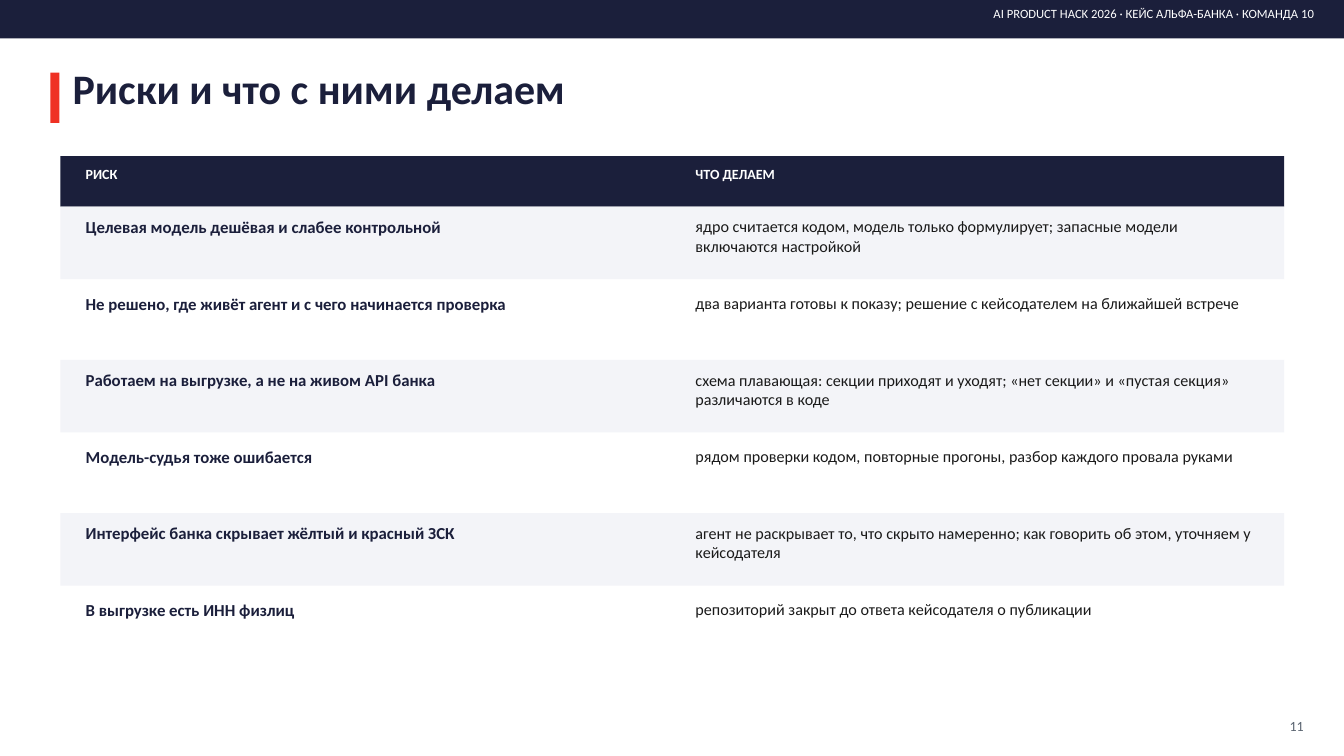
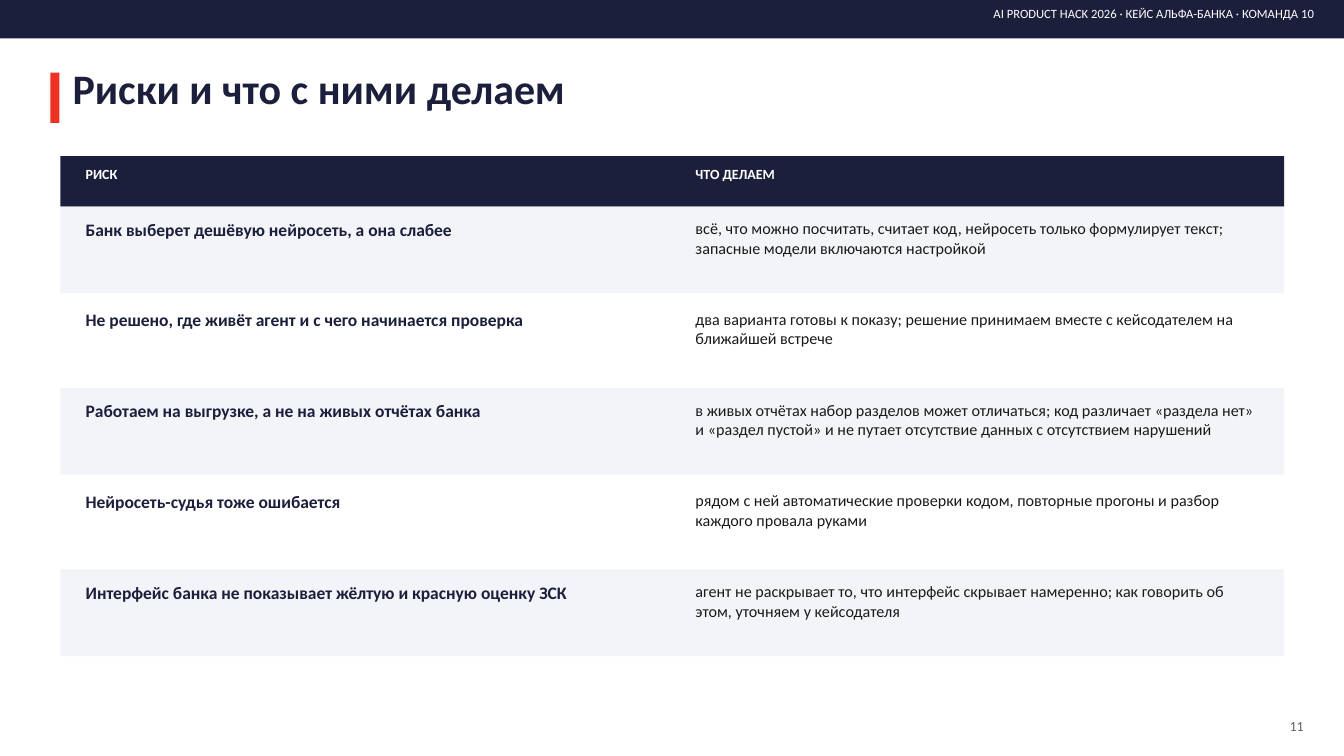
Before and after one commit to formalraindbow/contractor-agent, a slide deck: slide 11 of deliverables/interim/PRESENTATION_INTERIM.pptx. Drawn at 1344x756 pixels with LibreOffice and Linux fonts; fonts in the diff are those of the drawing. Boxes give left, top, right and bottom in pixels: in the first picture for what was removed or moved away, otherwise in the second. Text is boxed around its words. In the diff, an @@ line names an element or a change of style, - is before the commit and + after.

```diff
--- a/deliverables/interim/PRESENTATION_INTERIM.pptx
+++ b/deliverables/interim/PRESENTATION_INTERIM.pptx
@@ rectangle: place and size @@
-rectangle at bbox=[60, 207, 1285, 279]
+rectangle at bbox=[60, 207, 1285, 293]
@@ text at bbox=[86, 224, 452, 239]: text changed; size 12 to 12.5 pt @@
-Целевая модель дешёвая и слабее контрольной
+Банк выберет дешёвую нейросеть, а она слабее
@@ text at bbox=[695, 223, 1223, 257]: text changed @@
-ядро считается кодом, модель только формулирует; запасные модели включаются настройкой
+всё, что можно посчитать, считает код, нейросеть только формулирует текст; запасные модели включаются настройкой
@@ rectangle: place and size @@
-rectangle at bbox=[60, 283, 1285, 356]
+rectangle at bbox=[60, 297, 1285, 384]
@@ text "Не решено, где живёт агент ...": place and size @@
-text "Не решено, где живёт агент ..." at bbox=[86, 298, 506, 313]
+text "Не решено, где живёт агент ..." at bbox=[86, 314, 523, 329]
@@ text "Не решено, где живёт агент ..." at bbox=[86, 314, 523, 329]: size 12 to 12.5 pt @@
@@ text at bbox=[695, 314, 1233, 347]: text changed @@
-два варианта готовы к показу; решение с кейсодателем на ближайшей встрече
+два варианта готовы к показу; решение принимаем вместе с кейсодателем на ближайшей встрече
@@ rectangle: place and size @@
-rectangle at bbox=[60, 360, 1285, 433]
+rectangle at bbox=[60, 388, 1285, 475]
@@ text at bbox=[86, 405, 480, 420]: text changed; size 12 to 12.5 pt @@
-Работаем на выгрузке, а не на живом API банка
+Работаем на выгрузке, а не на живых отчётах банка
@@ text at bbox=[695, 405, 1253, 438]: text changed @@
-схема плавающая: секции приходят и уходят; «нет секции» и «пустая секция» различаются в коде
+в живых отчётах набор разделов может отличаться; код различает «раздела нет» и «раздел пустой» и не путает отсутствие данных с отсутствием нарушений
@@ rectangle: place and size @@
-rectangle at bbox=[60, 437, 1285, 509]
+rectangle at bbox=[60, 479, 1285, 566]
@@ text at bbox=[86, 496, 341, 511]: text changed; size 12 to 12.5 pt @@
-Модель-судья тоже ошибается
+Нейросеть-судья тоже ошибается
@@ text at bbox=[695, 495, 1220, 529]: text changed @@
-рядом проверки кодом, повторные прогоны, разбор каждого провала руками
+рядом с ней автоматические проверки кодом, повторные прогоны и разбор каждого провала руками
@@ rectangle: place and size @@
-rectangle at bbox=[60, 513, 1285, 586]
+rectangle at bbox=[60, 570, 1285, 656]
@@ rectangle removed at bbox=[60, 590, 1285, 662] @@
@@ text at bbox=[86, 587, 566, 602]: text changed; size 12 to 12.5 pt @@
-Интерфейс банка скрывает жёлтый и красный ЗСК
+Интерфейс банка не показывает жёлтую и красную оценку ЗСК
@@ text at bbox=[695, 586, 1224, 620]: text changed @@
-агент не раскрывает то, что скрыто намеренно; как говорить об этом, уточняем у кейсодателя
+агент не раскрывает то, что интерфейс скрывает намеренно; как говорить об этом, уточняем у кейсодателя
@@ text removed at bbox=[86, 604, 294, 619] @@
-В выгрузке есть ИНН физлиц
@@ text removed at bbox=[695, 604, 1092, 618] @@
-репозиторий закрыт до ответа кейсодателя о публикации
```
Also in this commit, not shown: 8 other slides changed, 1 slide added, 1 slide removed.
